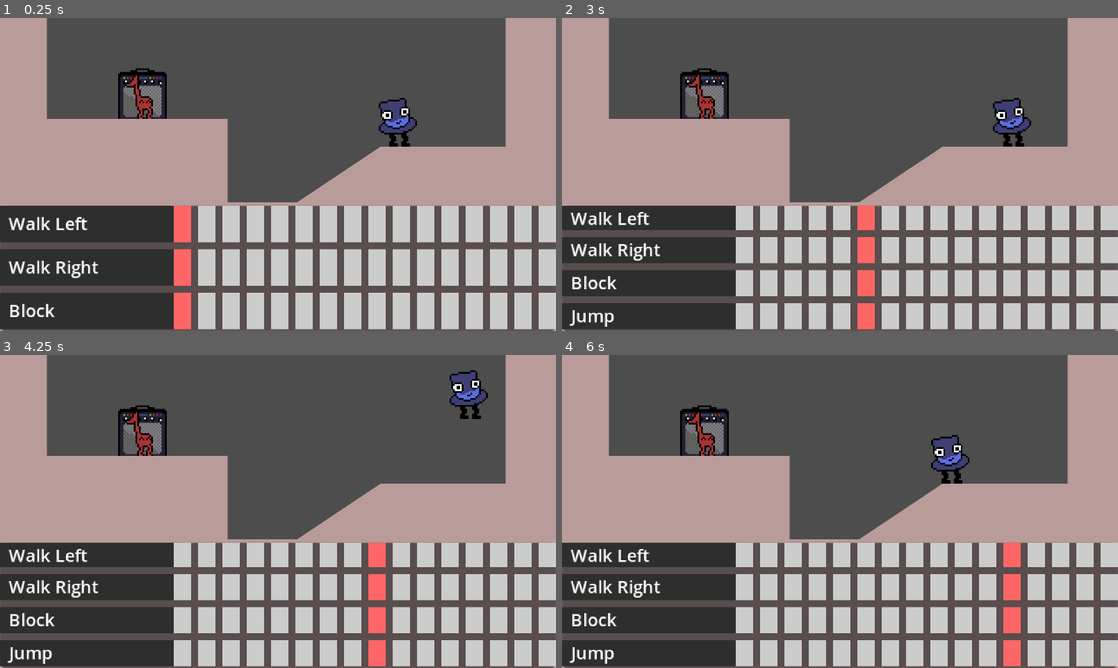
Above: before the commit, frames 1-4 (two rows, left to right).
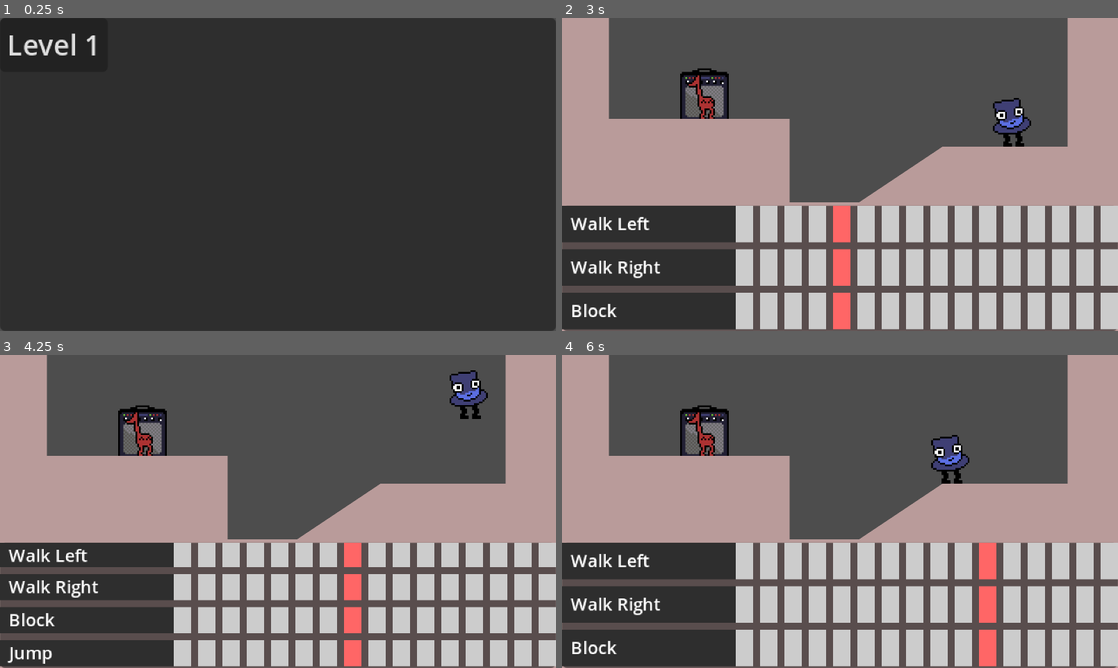
Above: after the commit, the same moments.

Repository: blondeman/GMTK2025
Game: Godot game, scene res://scenes/level_select.tscn
The game is run twice, just before and just after one commit, with the same random seed, the same clock (stepped at 60 frames per second) and the same inputs. Before the commit the project starts from res://scenes/base_level.tscn. Sound files missing from this copy of the repository are replaced by a short silence.
Inputs (mouse positions are in pixels of both pictures, inside the frame that each line leads up to):
- Up to frame 1 (0.25 s): no input
- Up to frame 2 (3 s): click (617, 46) at 0.5 s, where only the run after the commit has a clickable "Level 1"; tap Enter at 1.25 s; hold D (move_right) 1.28-2.78 s; tap 1 at 1.35 s; tap W (jump) at 1.52, 2.27 s; tap 2 at 2.1 s; hold A (move_left) from 2.78 s (still down); tap 3 at 2.85 s
- Up to frame 3 (4.25 s): release A (move_left) at 3.53 s; hold D (move_right) from 3.53 s (still down); tap 4 at 3.6 s; tap W (jump) at 3.77 s
- Up to frame 4 (6 s): tap 1 at 4.35 s; tap W (jump) at 4.52, 5.27 s; release D (move_right) at 5.03 s; hold A (move_left) 5.03-5.78 s; tap 2 at 5.1 s; hold D (move_right) from 5.78 s (still down); tap 3 at 5.85 s

The runs differ from the first frame. In frame 1, 89% of the frame differs, in the area x 0-100%, y 0-100%; in frame 2, 12%; in frame 3, 2.1%; in frame 4, 12%.

Commit message:
level selector

Diff:
--- /dev/null
+++ b/GMTK 2025/grid_container.gd
@@ -0,0 +1,50 @@
+extends GridContainer
+
+@onready var base_scene = preload("res://scenes/base_level.tscn")
+
+func _ready():
+	var grid = GridContainer.new()
+	grid.columns = 3
+	grid.size_flags_horizontal = Control.SIZE_EXPAND_FILL
+	grid.size_flags_vertical = Control.SIZE_EXPAND_FILL
+	add_child(grid)
+
+	for i in range(count_scenes_in_folder("res://scenes/levels")):
+		var btn = Button.new()
+		btn.text = "Level " + str(i + 1)
+		grid.add_child(btn)
+
+		btn.pressed.connect(func():
+			load_and_call(i)
+		)
+
+func count_scenes_in_folder(folder_path: String) -> int:
+	var dir = DirAccess.open(folder_path)
+	if not dir:
+		push_error("Cannot open folder: " + folder_path)
+		return 0
+
+	var count = 0
+	dir.list_dir_begin()
+	var file_name = dir.get_next()
+	while file_name != "":
+		if not dir.current_is_dir() and file_name.ends_with(".tscn"):
+			count += 1
+		file_name = dir.get_next()
+	dir.list_dir_end()
+
+	return count
+
+func load_and_call(index: int):
+	var instance = base_scene.instantiate()
+
+	var tree = get_tree()
+	var current_scene = tree.current_scene
+	tree.root.add_child(instance)
+	tree.current_scene = instance
+
+	if current_scene:
+		current_scene.queue_free()
+
+	if instance.has_method("load_scene_by_index"):
+		instance.load_scene_by_index(index)
--- a/GMTK 2025/project.godot
+++ b/GMTK 2025/project.godot
@@ -11,7 +11,7 @@
 [application]
 
 config/name="GMTK 2025"
-run/main_scene="uid://bmupuka156cl3"
+run/main_scene="uid://dn37ivt4c0co1"
 config/features=PackedStringArray("4.4", "Forward Plus")
 config/icon="res://art/icon.svg"
 
--- a/GMTK 2025/scenes/base_level.tscn
+++ b/GMTK 2025/scenes/base_level.tscn
@@ -1,25 +1,13 @@
-[gd_scene load_steps=5 format=3 uid="uid://bmupuka156cl3"]
+[gd_scene load_steps=3 format=3 uid="uid://bmupuka156cl3"]
 
-[ext_resource type="PackedScene" uid="uid://dj26sjjx2kkp4" path="res://scenes/world.tscn" id="1_dbkse"]
+[ext_resource type="Script" uid="uid://ba031y0s8iovc" path="res://scripts/level_mananger.gd" id="1_k2uud"]
 [ext_resource type="PackedScene" uid="uid://b07n0lhyurdyk" path="res://scenes/sequencer.tscn" id="1_l1caj"]
-[ext_resource type="PackedScene" uid="uid://oqmd233j2u7e" path="res://scenes/player.tscn" id="2_0n1tn"]
-[ext_resource type="PackedScene" uid="uid://c0j12hpbmcmbl" path="res://scenes/spawner.tscn" id="4_oox4p"]
 
 [node name="base_level" type="Node"]
+script = ExtResource("1_k2uud")
 
 [node name="game" type="Node2D" parent="."]
 
-[node name="world" parent="game" instance=ExtResource("1_dbkse")]
-position = Vector2(-13, -30)
-
-[node name="spawner" parent="game" node_paths=PackedStringArray("sequencer") instance=ExtResource("4_oox4p")]
-position = Vector2(82, 42)
-sequencer = NodePath("../../sequencer")
-
-[node name="player" parent="game" instance=ExtResource("2_0n1tn")]
-position = Vector2(229, 58)
-collision_layer = 2
-
-[node name="sequencer" parent="." instance=ExtResource("1_l1caj")]
+[node name="sequencer" parent="." groups=["sequencer"] instance=ExtResource("1_l1caj")]
 anchor_top = 0.6
 grow_vertical = 0
--- /dev/null
+++ b/GMTK 2025/scenes/level_select.tscn
@@ -0,0 +1,23 @@
+[gd_scene load_steps=2 format=3 uid="uid://dn37ivt4c0co1"]
+
+[ext_resource type="Script" uid="uid://u53x3tybu3e" path="res://grid_container.gd" id="1_3shnc"]
+
+[node name="Node" type="Node"]
+
+[node name="Panel" type="Panel" parent="."]
+anchors_preset = 15
+anchor_right = 1.0
+anchor_bottom = 1.0
+grow_horizontal = 2
+grow_vertical = 2
+
+[node name="GridContainer" type="GridContainer" parent="Panel"]
+layout_mode = 1
+anchors_preset = 15
+anchor_right = 1.0
+anchor_bottom = 1.0
+grow_horizontal = 2
+grow_vertical = 2
+theme_override_constants/h_separation = 0
+theme_override_constants/v_separation = 0
+script = ExtResource("1_3shnc")
--- /dev/null
+++ b/GMTK 2025/scenes/levels/level_test.tscn
@@ -0,0 +1,17 @@
+[gd_scene load_steps=4 format=3 uid="uid://c766aiynxf552"]
+
+[ext_resource type="PackedScene" uid="uid://dj26sjjx2kkp4" path="res://scenes/world.tscn" id="1_jp5fc"]
+[ext_resource type="PackedScene" uid="uid://c0j12hpbmcmbl" path="res://scenes/spawner.tscn" id="2_4ptlp"]
+[ext_resource type="PackedScene" uid="uid://oqmd233j2u7e" path="res://scenes/player.tscn" id="3_ycf23"]
+
+[node name="game" type="Node2D"]
+
+[node name="world" parent="." instance=ExtResource("1_jp5fc")]
+position = Vector2(-13, -30)
+
+[node name="spawner" parent="." instance=ExtResource("2_4ptlp")]
+position = Vector2(82, 42)
+
+[node name="player" parent="." instance=ExtResource("3_ycf23")]
+position = Vector2(229, 58)
+collision_layer = 2
--- /dev/null
+++ b/GMTK 2025/scripts/level_mananger.gd
@@ -0,0 +1,40 @@
+extends Node
+
+var scene_paths: Array = []
+var loaded_scenes: Array = []
+@onready var game_container := $game
+
+func _ready():
+	load_all_scenes("res://scenes/levels")
+	load_scene_by_index(0)
+
+func load_all_scenes(folder_path: String):
+	var dir := DirAccess.open(folder_path)
+	if dir:
+		dir.list_dir_begin()
+		var file_name = dir.get_next()
+		while file_name != "":
+			if not dir.current_is_dir() and file_name.ends_with(".tscn"):
+				var full_path = folder_path + "/" + file_name
+				scene_paths.append(full_path)
+			file_name = dir.get_next()
+		dir.list_dir_end()
+	else:
+		push_error("Failed to open folder: " + folder_path)
+
+func load_scene_by_index(index: int) -> Node:
+	for child in game_container.get_children():
+		child.queue_free()
+
+	if index >= 0 and index < scene_paths.size():
+		var packed_scene = load(scene_paths[index])
+		if packed_scene is PackedScene:
+			var instance = packed_scene.instantiate()
+			game_container.add_child(instance)
+			loaded_scenes.append(instance)
+			return instance
+		else:
+			push_error("Failed to load PackedScene at index " + str(index))
+	else:
+		push_error("Invalid scene index: " + str(index))
+	return null
--- a/GMTK 2025/scripts/sequencer.gd
+++ b/GMTK 2025/scripts/sequencer.gd
@@ -7,10 +7,9 @@
 var lastBeat = 0
 
 func setTracks(beats: int, tracks: Array):
-	await self.ready
-
 	for child in get_children():
 		child.queue_free()
+	await get_tree().process_frame
 
 	for i in len(tracks):
 		var trackContainer = trackContainerScene.instantiate()
--- a/GMTK 2025/scripts/spawner.gd
+++ b/GMTK 2025/scripts/spawner.gd
@@ -1,6 +1,6 @@
 extends Node2D
 
-@export var sequencer: Control
+var sequencer: Control
 var minionScene := preload("res://scenes/minion.tscn")
 
 var sprites := [preload("res://art/sprite_frames/minion1.tres"), preload("res://art/sprite_frames/minion2.tres")]
@@ -31,10 +31,11 @@
 func _ready():
 	player.play()
 	next_beat_time = 0
+	sequencer = get_tree().get_nodes_in_group("sequencer")[0]
 	sequencer.setTracks(beats, tracks)
 	spawn()
 
-func _process(delta):
+func _process(_delta):
 	var current_time = player.get_playback_position()
 
 	if current_time < last_playback_time:
@@ -55,7 +56,8 @@
 		add_child(minion)
 
 func processMinion(id: int, codes: Array):
-	get_node("minion_%d" % id).action(codes, currentBeat * 2 / beats)
+	if has_node("minion_%d" % id):
+		get_node("minion_%d" % id).action(codes, currentBeat * 2 / beats)
 
 func resetMinions():
 	for child in get_children():
Not shown, added: GMTK 2025/grid_container.gd.uid
Not shown, added: GMTK 2025/scripts/level_mananger.gd.uid
